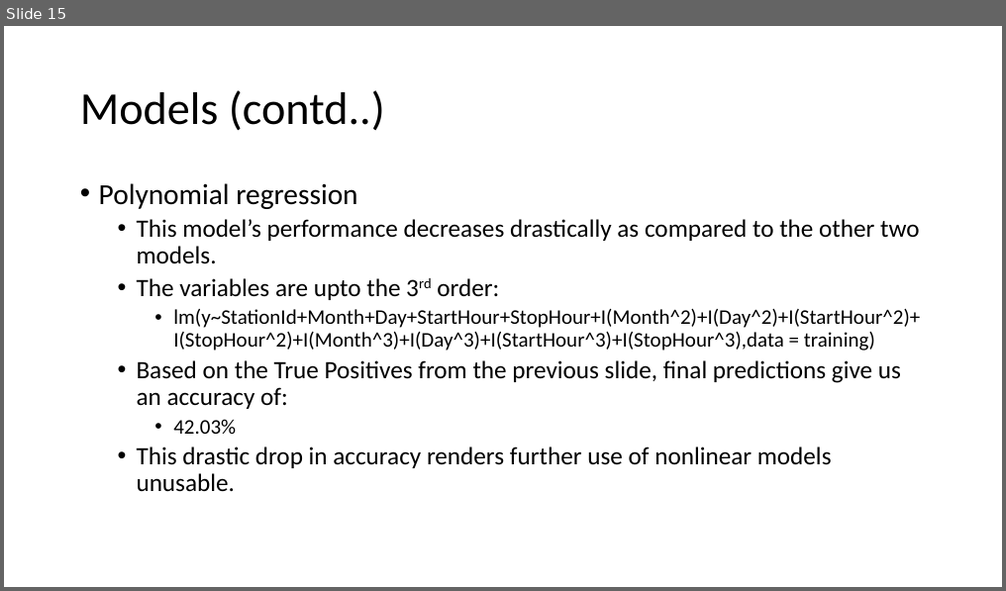
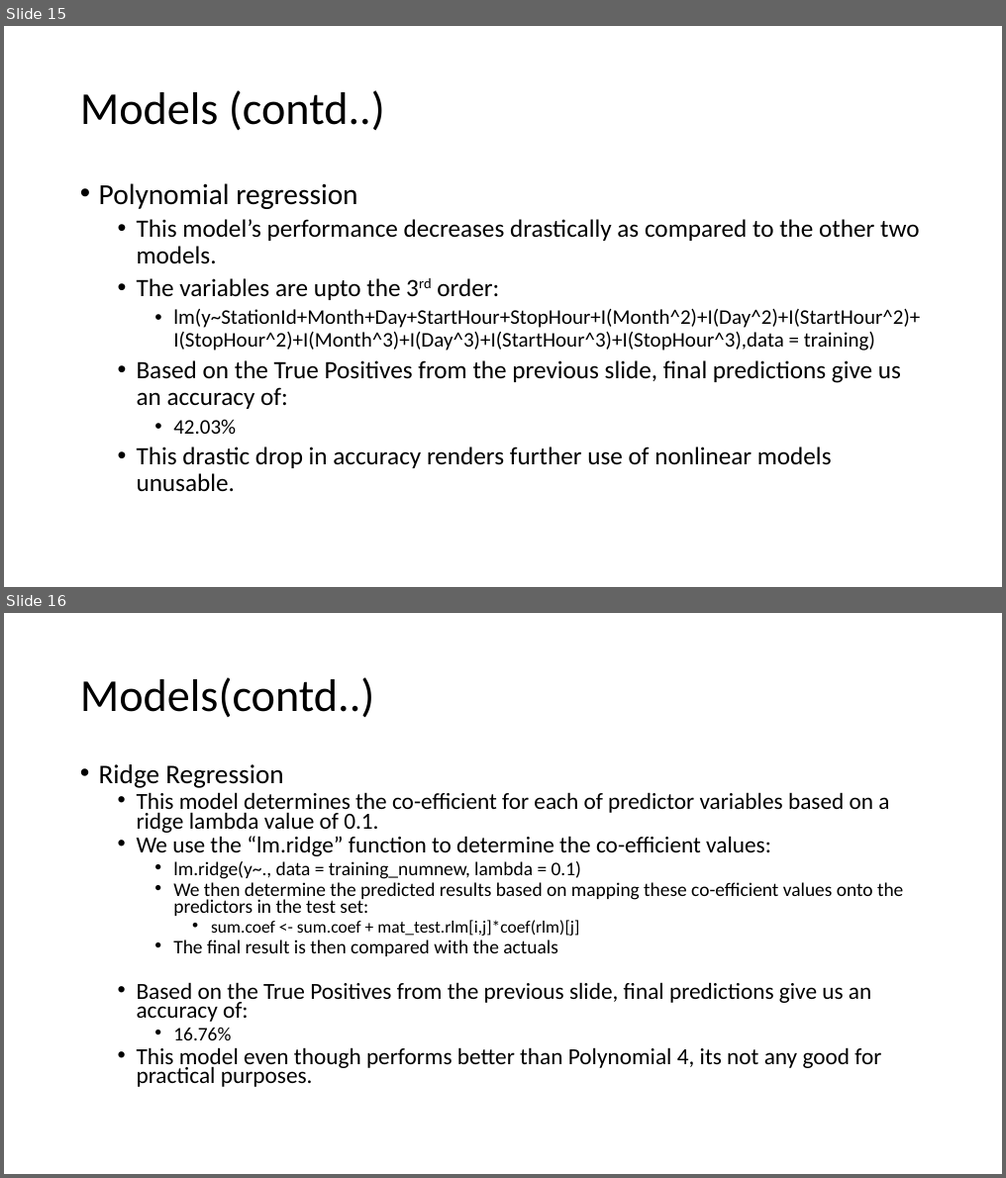
Before and after one commit to ayumib04/PittBikeShare, a slide deck: Ignite_ppt.pptx. Shown one above the other, each under a label of ours: slide 15 before the commit, slides 15 and 16 after it. The pictures are 1006x591 and 1006x1178 pixels, drawn with LibreOffice and Linux fonts; fonts in the diff are those of the drawing. Boxes give left, top, right and bottom in pixels: in the first picture for what was removed or moved away, otherwise in the second. Text is boxed around its words. In the diff, an @@ line names an element or a change of style, - is before the commit and + after.

```diff
--- a/Ignite_ppt.pptx
+++ b/Ignite_ppt.pptx
@@ slide 16 added at (4,613,1002,1174), background #FFFFFF @@
@@ title added at (80,677,375,718), 44 pt, text #000000 @@
+Models(contd..)
@@ text added at (99,764,903,1087), 22.2 pt, text #000000 @@
+• Ridge Regression
+  • This model determines the co-efficient for each of predictor variables based on a ridge lambda value of 0.1.
+  • We use the “lm.ridge” function to determine the co-efficient values:
+    • lm.ridge(y~., data = training_numnew, lambda = 0.1)
+    • We then determine the predicted results based on mapping these co-efficient values onto the predictors in the test set:
+      • sum.coef <- sum.coef + mat_test.rlm[i,j]*coef(rlm)[j]
+    • The final result is then compared with the actuals
+  • Based on the True Positives from the previous slide, final predictions give us an accuracy of:
+    • 16.76%
+  • This model even though performs better than Polynomial 4, its not any good for practical purposes.
```
Also in this commit, not shown: 4 other slides added.
